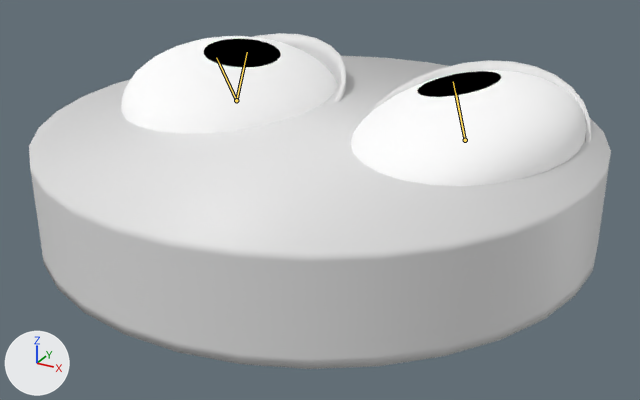
One commit to the Blender file Assets/Models/Ball.blend: the scene before it, then after it.
Rendered twice from a 50 mm camera at (1.458, -2.648, 1.21) aimed at (0.038, -0.067, -0.081). The axes (+X, +Y, +Z) are drawn at lower left. The lights are the same throughout. Both versions are drawn at frame 3 of the action 'Blink'; the numbers are the values there. The bones that bend it are drawn over the model as lines.
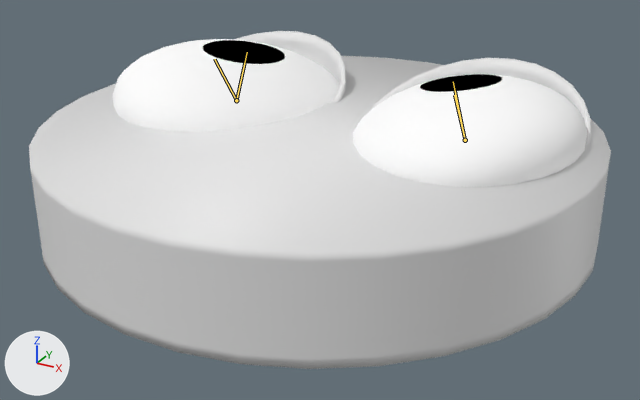
Pixel boxes [x1, y1, x2, y2] of what changed, in the pictures (640 x 400 px):
'Sphere.003', posed: before [351, 70, 586, 186]; after [353, 74, 587, 187]
'Sphere', posed: before [121, 36, 338, 134]; after [112, 39, 340, 132]
'Sphere.002', posed: before [372, 60, 591, 143]; after [372, 58, 591, 144]
'Sphere.001', posed: before [254, 33, 346, 102]; after [236, 31, 345, 102]
bone 'Bone', root to tip: before (236, 100) to (216, 57); after (236, 100) to (214, 59)
bone 'Bone.001', root to tip: before (465, 140) to (456, 93); after (465, 140) to (454, 95)

The change in detail:
Bone 'Bone' (bone_bone) turns from (14, 0, 0) to (169, 0, 0) degrees about its own x, y and z.
Bone 'Bone.001' (bone_bone_001) turns from (14, 0, 0) to (169, 0, 0) degrees about its own x, y and z.
Bone 'Bone' (bone_bone_) turns from (14, 0, 0) to (15, 0, 0) degrees about its own x, y and z.
Bone 'Bone.001' (bone_bone_001_) turns from (14, 0, 0) to (15, 0, 0) degrees about its own x, y and z.
